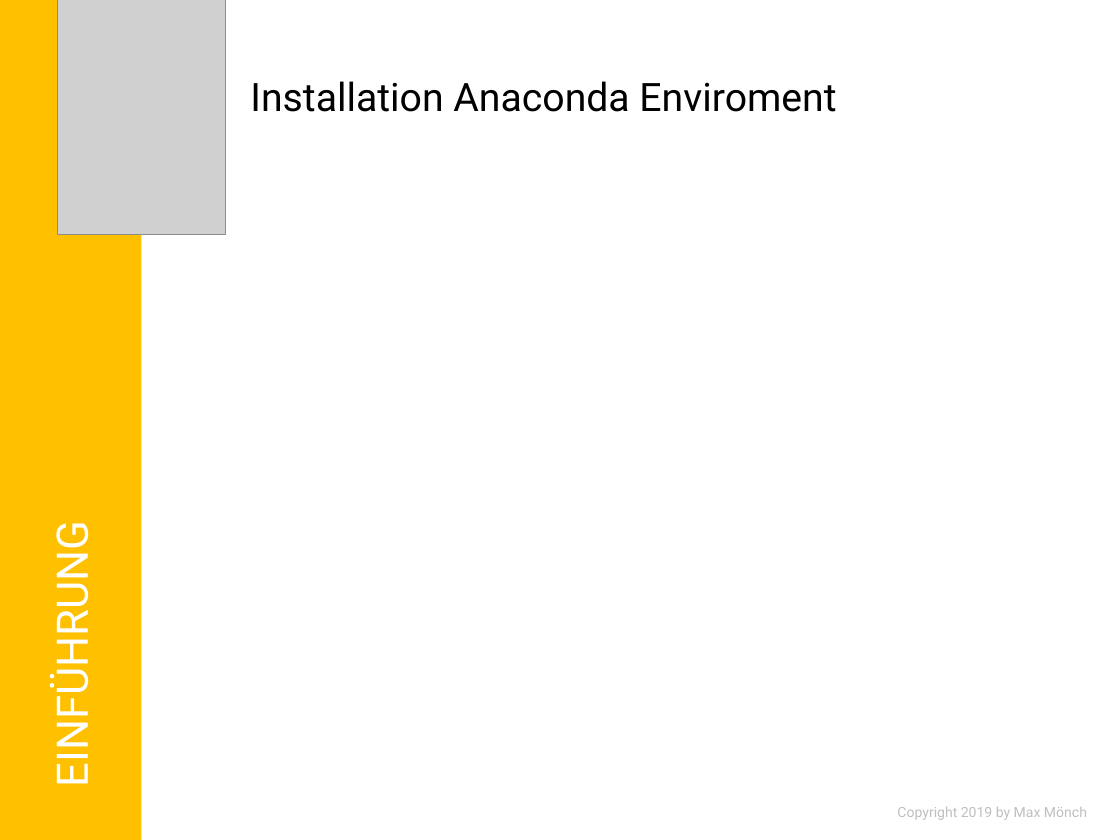
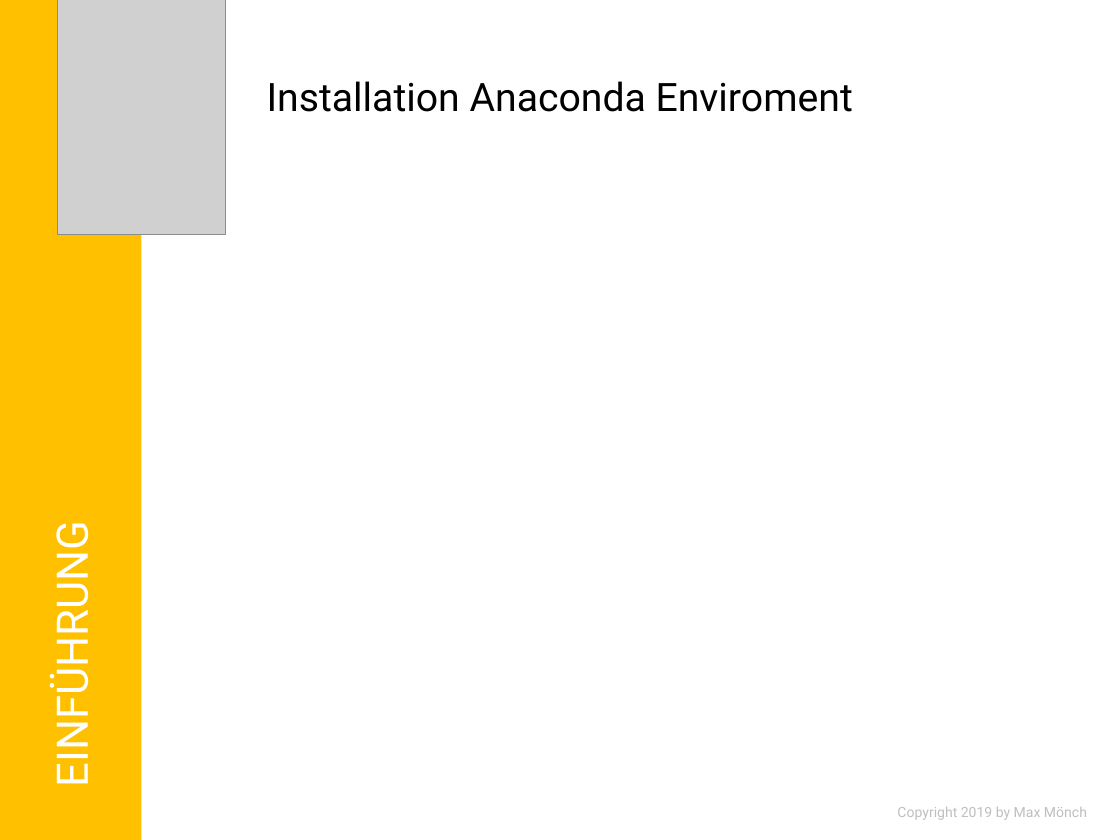
Before and after one commit to MonksterFX/pandas-basic, a slide deck: slide 9 of praesentation/pandas-basic.pptx. Drawn at 1120x840 pixels with LibreOffice and Linux fonts; fonts in the diff are those of the drawing; grey boxes stand for pictures; background and template pictures are left out. Boxes give left, top, right and bottom in pixels: in the first picture for what was removed or moved away, otherwise in the second. Text is boxed around its words. In the diff, an @@ line names an element or a change of style, - is before the commit and + after.

```diff
--- a/praesentation/pandas-basic.pptx
+++ b/praesentation/pandas-basic.pptx
@@ title "Installation Anaconda Enviroment" at [267,81,853,112]: alignment left to centre @@
```
Also in this commit, not shown: 5 other slides changed, 4 slides added, 3 slides removed, 8 other files.
